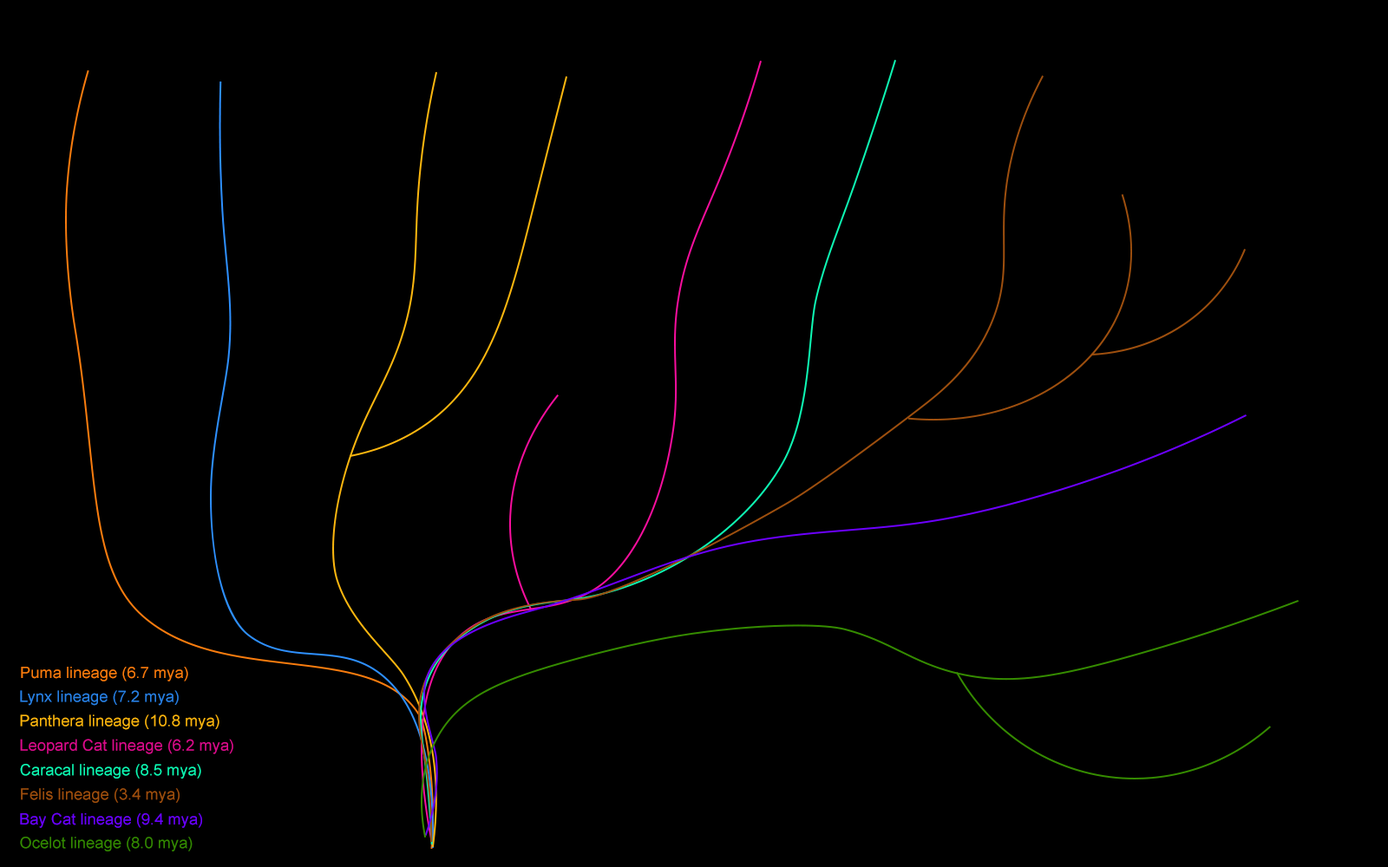
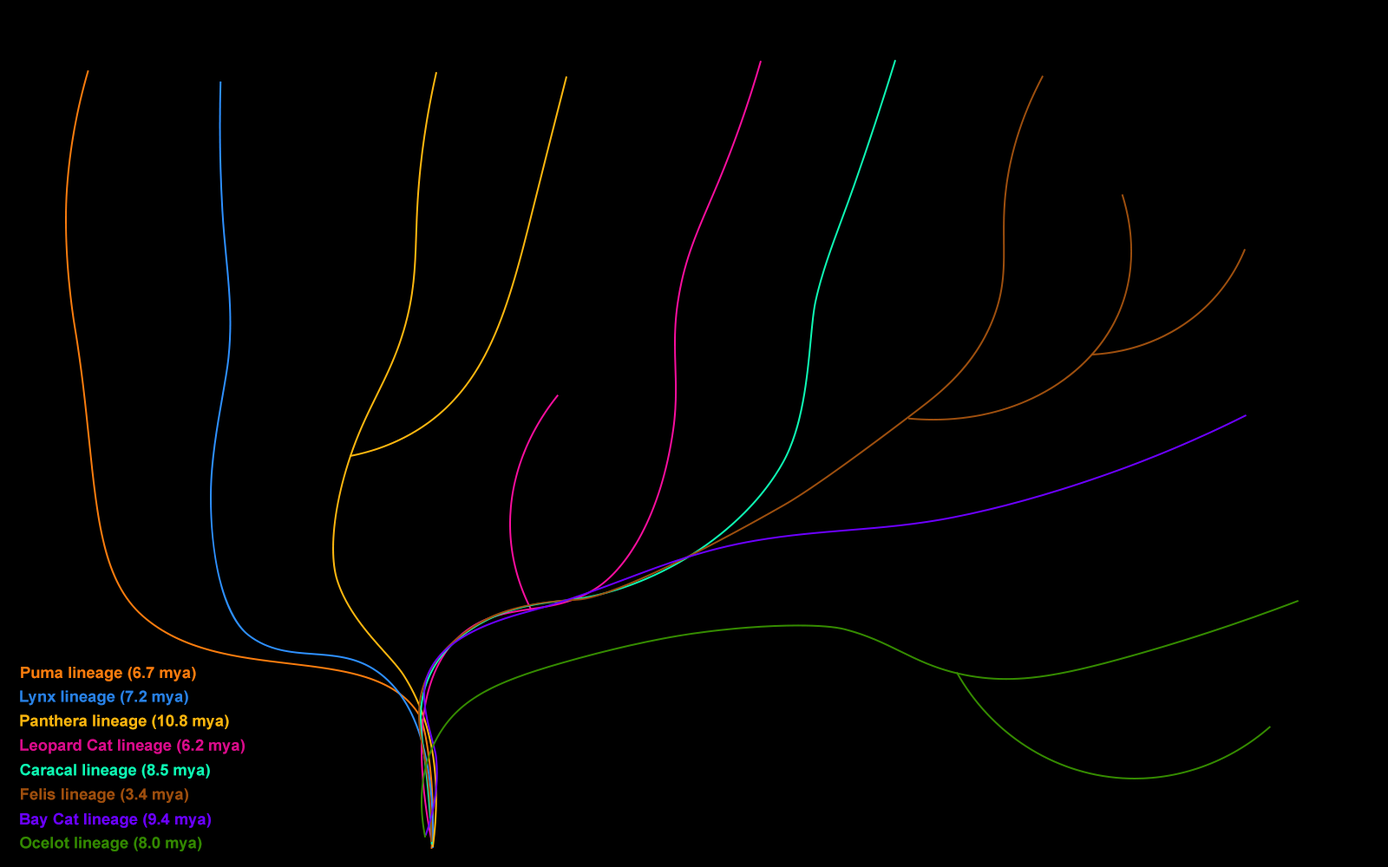
Layer changes from the first 1388 x 867 image to the second:
painted on "Ocelot lineage (8.0 mya)" over [19, 836, 203, 852]
painted on "Bay Cat lineage (9.4 mya)" over [19, 812, 211, 829]
painted on "Felis lineage (3.4 mya)" over [20, 788, 189, 804]
painted on "Caracal lineage (8.5 mya)" over [19, 764, 210, 779]
painted on "Leopard Cat lineage (6.2 mya)" over [19, 738, 245, 755]
painted on "Panthera lineage (10.8 mya)" over [19, 714, 229, 731]
painted on "Lynx lineage (7.2 mya)" over [19, 690, 189, 706]
painted on "Puma lineage (6.7 mya)" over [20, 666, 196, 682]
